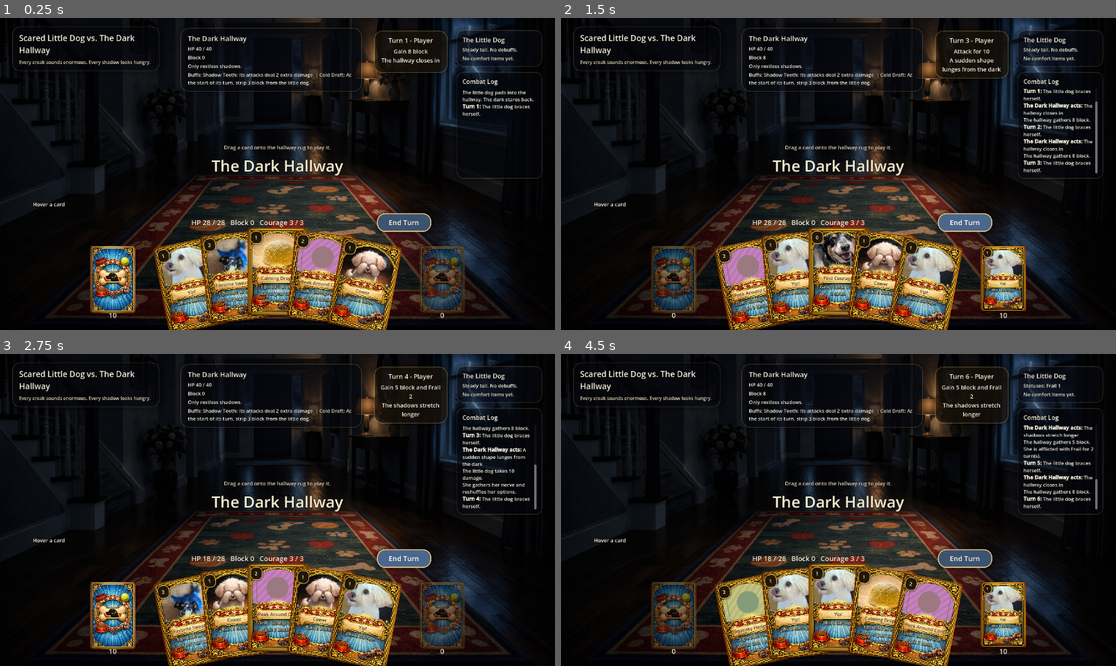
Above: before the commit, frames 1-4 (two rows, left to right).
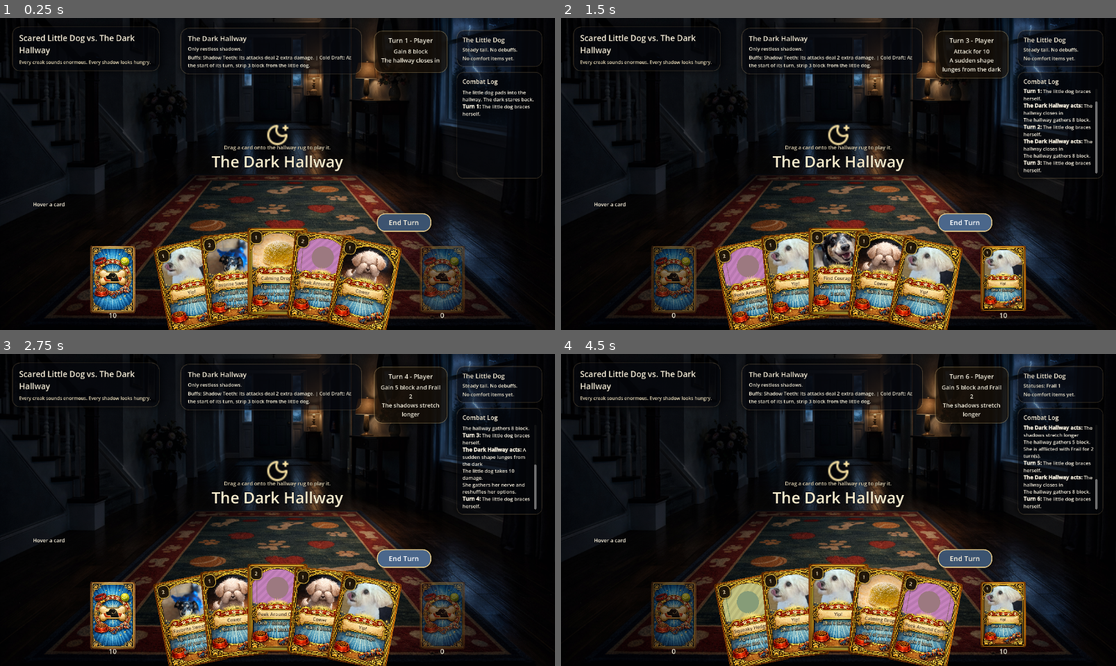
Above: after the commit, the same moments.

Repository: mjd4186/lunasquest
Game: Godot game, scene res://scenes/main.tscn
Same seed, same stepped clock (60 frames per second), same inputs: the game is played once before the commit and once after it.
Inputs (mouse positions are in pixels of both pictures, inside the frame that each line leads up to):
- Up to frame 1 (0.25 s): no input
- Up to frame 2 (1.5 s): click "End Turn" at 0.5 s; click "End Turn" at 1.25 s
- Up to frame 3 (2.75 s): click "End Turn" at 2 s
- Up to frame 4 (4.5 s): tap Enter at 2.75 s; drag from (672, 616) to (894, 441) at 2.77 s; tap Space at 3.5 s; drag from (1005, 616) to (810, 572) at 3.52 s; move the mouse to (610, 606) at 4.27 s; click (610, 606) at 4.42 s

The runs differ from the first frame. In frame 1, 2.1% of the frame differs, in the area x 32-66%, y 9-68%; in frame 2, 2.1%; in frame 3, 2.1%; in frame 4, 2.1%.
Error after the commit: Invalid access to property or key 'theme_override_constants' on a base object of type 'HBoxContainer'. (res://scripts/main.gd:740)

Commit message:
add lucide ui icons

Diff:
--- /dev/null
+++ b/assets/icons/lucide/heart.svg
@@ -0,0 +1,13 @@
+<svg
+  xmlns="http://www.w3.org/2000/svg"
+  width="24"
+  height="24"
+  viewBox="0 0 24 24"
+  fill="none"
+  stroke="#f7e0a1"
+  stroke-width="2"
+  stroke-linecap="round"
+  stroke-linejoin="round"
+>
+  <path d="M2 9.5a5.5 5.5 0 0 1 9.591-3.676.56.56 0 0 0 .818 0A5.49 5.49 0 0 1 22 9.5c0 2.29-1.5 4-3 5.5l-5.492 5.313a2 2 0 0 1-3 .019L5 15c-1.5-1.5-3-3.2-3-5.5" />
+</svg>
--- /dev/null
+++ b/assets/icons/lucide/moon-star.svg
@@ -0,0 +1,15 @@
+<svg
+  xmlns="http://www.w3.org/2000/svg"
+  width="24"
+  height="24"
+  viewBox="0 0 24 24"
+  fill="none"
+  stroke="#f7e0a1"
+  stroke-width="2"
+  stroke-linecap="round"
+  stroke-linejoin="round"
+>
+  <path d="M18 5h4" />
+  <path d="M20 3v4" />
+  <path d="M20.985 12.486a9 9 0 1 1-9.473-9.472c.405-.022.617.46.402.803a6 6 0 0 0 8.268 8.268c.344-.215.825-.004.803.401" />
+</svg>
--- /dev/null
+++ b/assets/icons/lucide/shield.svg
@@ -0,0 +1,13 @@
+<svg
+  xmlns="http://www.w3.org/2000/svg"
+  width="24"
+  height="24"
+  viewBox="0 0 24 24"
+  fill="none"
+  stroke="#f7e0a1"
+  stroke-width="2"
+  stroke-linecap="round"
+  stroke-linejoin="round"
+>
+  <path d="M20 13c0 5-3.5 7.5-7.66 8.95a1 1 0 0 1-.67-.01C7.5 20.5 4 18 4 13V6a1 1 0 0 1 1-1c2 0 4.5-1.2 6.24-2.72a1.17 1.17 0 0 1 1.52 0C14.51 3.81 17 5 19 5a1 1 0 0 1 1 1z" />
+</svg>
--- /dev/null
+++ b/assets/icons/lucide/sparkles.svg
@@ -0,0 +1,16 @@
+<svg
+  xmlns="http://www.w3.org/2000/svg"
+  width="24"
+  height="24"
+  viewBox="0 0 24 24"
+  fill="none"
+  stroke="#f7e0a1"
+  stroke-width="2"
+  stroke-linecap="round"
+  stroke-linejoin="round"
+>
+  <path d="M11.017 2.814a1 1 0 0 1 1.966 0l1.051 5.558a2 2 0 0 0 1.594 1.594l5.558 1.051a1 1 0 0 1 0 1.966l-5.558 1.051a2 2 0 0 0-1.594 1.594l-1.051 5.558a1 1 0 0 1-1.966 0l-1.051-5.558a2 2 0 0 0-1.594-1.594l-5.558-1.051a1 1 0 0 1 0-1.966l5.558-1.051a2 2 0 0 0 1.594-1.594z" />
+  <path d="M20 2v4" />
+  <path d="M22 4h-4" />
+  <circle cx="4" cy="20" r="2" />
+</svg>
--- a/scripts/main.gd
+++ b/scripts/main.gd
@@ -6,6 +6,10 @@
 const COURAGE_PER_TURN := 3
 
 const CARD_UI_SCENE := preload("res://scenes/card_ui.tscn")
+const ICON_HEART := preload("res://assets/icons/lucide/heart.svg")
+const ICON_SHIELD := preload("res://assets/icons/lucide/shield.svg")
+const ICON_SPARKLES := preload("res://assets/icons/lucide/sparkles.svg")
+const ICON_MOON_STAR := preload("res://assets/icons/lucide/moon-star.svg")
 const COMPOSITION_SIZE := Vector2(1920, 1080)
 const BASE_PREVIEW_CARD_SIZE := Vector2(280, 420)
 const BASE_PILE_CARD_SIZE := Vector2(156, 234)
@@ -117,6 +121,7 @@
 
 	_create_static_card_views()
 	_apply_visual_theme()
+	_install_lucide_icons()
 	_apply_fixed_layout_metrics()
 	_update_canvas_transform()
 	_start_battle()
@@ -711,6 +716,66 @@
 	discard_pile_card_view.mouse_exited.connect(_on_pile_mouse_exited)
 
 
+func _install_lucide_icons() -> void:
+	_attach_icon_before_label(player_hp_label, ICON_HEART, Vector2(26, 26), 8)
+	_attach_icon_before_label(player_block_label, ICON_SHIELD, Vector2(26, 26), 8)
+	_attach_icon_before_label(player_courage_label, ICON_SPARKLES, Vector2(26, 26), 8)
+	_attach_icon_before_label(monster_hp_label, ICON_HEART, Vector2(18, 18), 6)
+	_attach_icon_before_label(monster_block_label, ICON_SHIELD, Vector2(18, 18), 6)
+	_replace_stage_emoji_with_icon()
+
+
+func _attach_icon_before_label(label: Label, icon_texture: Texture2D, icon_size: Vector2, separation: int) -> void:
+	var parent := label.get_parent()
+	if parent == null:
+		return
+	if parent is HBoxContainer and String(parent.name).begins_with("IconRow"):
+		return
+
+	var child_index := label.get_index()
+	parent.remove_child(label)
+
+	var row := HBoxContainer.new()
+	row.name = "IconRow%s" % label.name
+	row.theme_override_constants.separation = separation
+	row.mouse_filter = Control.MOUSE_FILTER_IGNORE
+	row.size_flags_horizontal = label.size_flags_horizontal
+	row.size_flags_vertical = label.size_flags_vertical
+	parent.add_child(row)
+	parent.move_child(row, child_index)
+
+	var icon := TextureRect.new()
+	icon.name = "%sIcon" % label.name
+	icon.texture = icon_texture
+	icon.custom_minimum_size = icon_size
+	icon.stretch_mode = TextureRect.STRETCH_KEEP_ASPECT_CENTERED
+	icon.expand_mode = TextureRect.EXPAND_FIT_WIDTH_PROPORTIONAL
+	icon.mouse_filter = Control.MOUSE_FILTER_IGNORE
+	row.add_child(icon)
+	row.add_child(label)
+
+
+func _replace_stage_emoji_with_icon() -> void:
+	var parent := monster_emoji_label.get_parent()
+	if parent == null:
+		return
+	if parent.has_node("MonsterStageIcon"):
+		monster_emoji_label.visible = false
+		return
+
+	var icon := TextureRect.new()
+	icon.name = "MonsterStageIcon"
+	icon.texture = ICON_MOON_STAR
+	icon.custom_minimum_size = Vector2(84, 84)
+	icon.stretch_mode = TextureRect.STRETCH_KEEP_ASPECT_CENTERED
+	icon.expand_mode = TextureRect.EXPAND_FIT_WIDTH_PROPORTIONAL
+	icon.mouse_filter = Control.MOUSE_FILTER_IGNORE
+
+	parent.add_child(icon)
+	parent.move_child(icon, monster_emoji_label.get_index())
+	monster_emoji_label.visible = false
+
+
 func _apply_visual_theme() -> void:
 	play_area_idle_style = _make_panel_style(Color(0, 0, 0, 0.0), Color(1.0, 0.847059, 0.588235, 0.0), 44, 0, 0)
 	play_area_hover_style = _make_panel_style(Color(0.0509804, 0.0784314, 0.117647, 0.12), Color(1.0, 0.847059, 0.588235, 0.34), 44, 3, 22)
Not shown, added: web-icon-glyphs.txt
Not shown, added: assets/icons/lucide/LICENSE
